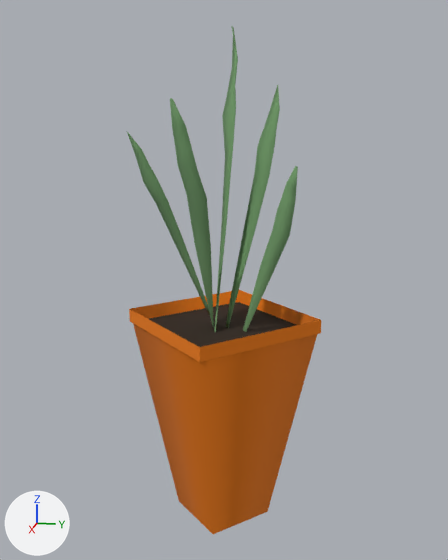
A saved change to the OBJ model ProyectoFinal/ProyectoFinal/Models/Room/Plant/plant.obj.
The view is the same before and after, from a 50 mm camera at (1.532, 0.293, 1.053) aimed at (-0.01, -0.015, 0.668). The axes (+X, +Y, +Z) are drawn at lower left. The lights are the same throughout. Where no turn or scale is listed for an object, it has been applied to the vertices.

Objects in the first picture: 'plant'.
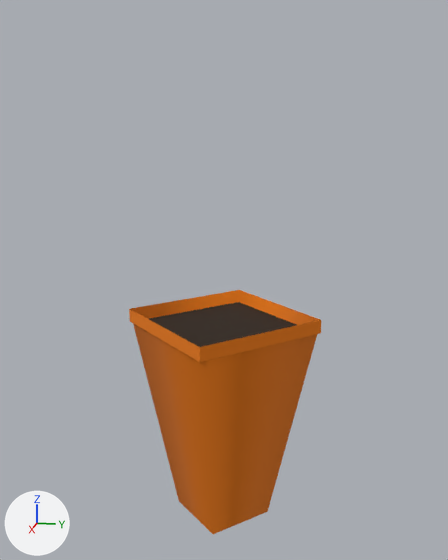
Boxes [x1, y1, x2, y2] around the edits, measured in the pictures (448 x 560 px):
'plant', reshaped (52% shorter): before [127, 26, 321, 534]; after [129, 290, 321, 534]
part 1 of me_plant, deleted (green): before [170, 98, 214, 327]
part 2 of me_plant, deleted (green): before [127, 132, 215, 324]
part 3 of me_plant, deleted (green): before [243, 166, 298, 332]
part 4 of me_plant, deleted (green): before [215, 26, 238, 332]
part 5 of me_plant, deleted (green): before [226, 85, 280, 328]

The change, as a diff of the scene's bpy script:
```diff
--- a/ProyectoFinal/ProyectoFinal/Models/Room/Plant/plant.obj.py
+++ b/ProyectoFinal/ProyectoFinal/Models/Room/Plant/plant.obj.py
@@ me_plant @@
 me_plant.from_pydata(...)  # 188 vertices, 325 faces; spans x -0.265..0.251, y -0.277..0.239, z 0.004..1.309
 # used by ob_plant; location = (0.0, 0.0, 0.0)
+# me_plant part 1: the loose piece of 32 vertices spanning x -0.045..0.19, y -0.1..-0.028, z 0.475..1.114 is deleted
+# me_plant part 2: the loose piece of 32 vertices spanning x -0.037..0.098, y -0.23..-0.039, z 0.534..1.045 is deleted
+# me_plant part 3: the loose piece of 32 vertices spanning x 0.005..0.032, y 0.027..0.171, z 0.5..0.965 is deleted
+# me_plant part 4: the loose piece of 32 vertices spanning x -0.169..0.076, y -0.045..0.002, z 0.372..1.309 is deleted
+# me_plant part 5: the loose piece of 32 vertices spanning x -0.131..0.009, y -0.017..0.11, z 0.503..1.161 is deleted
 me_plant.materials.append(mat_lambert4sg)
 me_plant.materials.append(mat_lambert5sg)
-me_plant.materials.append(mat_lambert6sg)  # picture img_green_png
```
